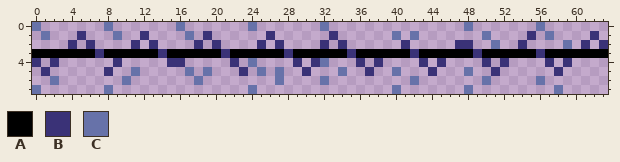
Two versions of one pixel-art sprite, assets/sprites/4c_8_8_laser.png. The picture above was drawn from the file before the commit.
The file is 64x8 pixels.
Palette (. is transparent): A #000000  B #3a3277  C #6772a9
Pixels before, first column x 0:
0 C.......C.......C.......C.......C...............C.......C.......
1 .C...B...C..B....C.B......B......B......C.C.......C....B.C....B.
2 ....B.B....B.B....B.B....B.B....B.B......B.....BB..C..B....C.B.B
3 AAAAAAABAAAAAABAAAAAABAAAAAABAAAAAABAAAAAABAAAAAABAAAAAABAAAAAAA
4 B.B......B.....BB.....B.C....B.BC...B.B....B.B....B.B....B.B....
5 .B......B..C.....C.C...B.C.C..B...C..B..C...B...C..B......B.....
6 ..C.......C.......C........C....C.........C.......C.....C.......
7 C.......C...............C...............C.......C.........C.....
And afterwards:
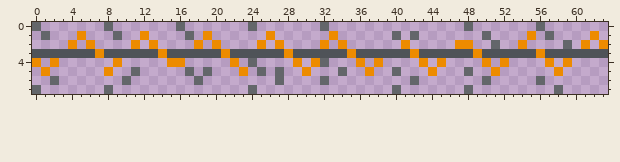
Change:
Colour A changes from #000000 to #4f5358.
Colour B changes from #3a3277 to #ed8b00.
Colour C changes from #6772a9 to #63666a.
